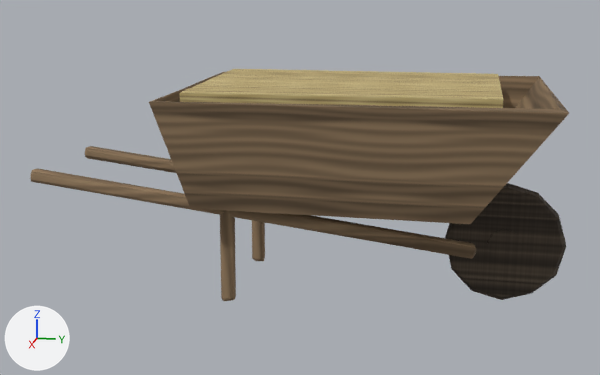
Before and after pictures for a commit that changed the glTF model blender/exports/rustic/wheelbarrow_loaded.glb.
Both versions are drawn from a 50 mm camera at (3.5, 0.52, 1.32) aimed at (0.0, -0.18, 0.45). Every picture has the same lights, and +X, +Y and +Z are marked at lower left. The picture after the commit comes second. Where no turn or scale is listed for an object, it has been applied to the vertices. Vertices at exactly the same position are counted once.

Names of what the first picture shows: 'HayFill', 'Wheel_L1', 'WheelbarrowLoaded'.
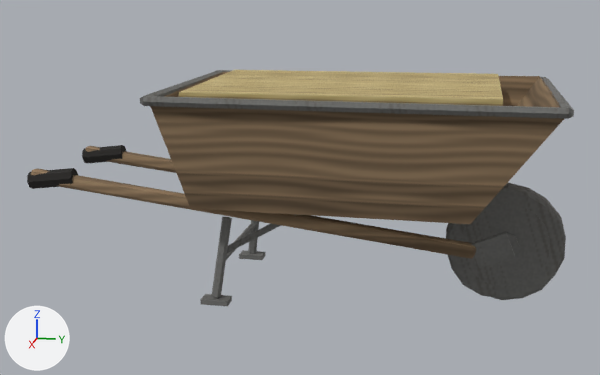
Boxes (x1, y1, x2, y2) around the edits, measured in the pictures (600 x 375 px):
'WheelbarrowLoaded', reshaped
    before: (30, 72, 569, 301)
    after: (27, 70, 574, 306)
'Wheel_L1', reshaped, moved
    before: (445, 183, 566, 300)
    after: (446, 183, 566, 300)
part 1 of me_wheelbarrowloaded, added
    after: (143, 96, 569, 119)
part 2 of me_wheelbarrowloaded, added
    after: (140, 70, 222, 106)
part 3 of me_wheelbarrowloaded, added
    after: (542, 77, 574, 119)
part 4 of me_wheelbarrowloaded, added
    after: (200, 294, 232, 306)
part 5 of me_wheelbarrowloaded, added
    after: (239, 250, 266, 260)
part 6 of me_wheelbarrowloaded, added
    after: (226, 223, 256, 260)
part 7 of me_wheelbarrowloaded, rebuilt
    before: (220, 210, 236, 301)
    after: (212, 217, 232, 298)
part 8 of me_wheelbarrowloaded, rebuilt
    before: (252, 220, 265, 261)
    after: (248, 220, 259, 254)
part 9 of me_wheelbarrowloaded, added (black)
    after: (27, 168, 78, 189)
part 10 of me_wheelbarrowloaded, added (black)
    after: (82, 145, 127, 163)
part 11 of me_wheelbarrowloaded, added
    after: (227, 214, 297, 253)
part 12 of me_wheelbarrowloaded, built on
    after: (471, 232, 515, 268)
part 13 of me_wheel_l1, added
    after: (461, 203, 550, 287)
part 14 of me_wheel_l1, added
    after: (506, 232, 519, 255)
part 15 of me_wheel_l1, rebuilt
    before: (445, 183, 566, 300)
    after: (446, 183, 566, 300)
part 16 of me_wheel_l1, deleted
    before: (487, 229, 523, 262)

The change, as a diff of the scene's bpy script:
```diff
--- a/blender/exports/rustic/wheelbarrow_loaded.glb.py
+++ b/blender/exports/rustic/wheelbarrow_loaded.glb.py
@@ me_wheelbarrowloaded @@
-me_wheelbarrowloaded.from_pydata(...)  # 240 vertices, 460 faces; spans x -0.49..0.5, y -1.32..0.87, z 0.0..0.91
+me_wheelbarrowloaded.from_pydata(...)  # 300 vertices, 528 faces; spans x -0.52..0.52, y -1.33..0.89, z 0.0..0.91
+# me_wheelbarrowloaded part 1: a new loose piece, a 6-sided cylinder along y spanning x 0.481..0.519, y -0.691..0.868, z 0.865..0.9, in mat_rustic_metal (picture img_rustic_metal)
+# me_wheelbarrowloaded part 2: a new loose piece, a 6-sided cylinder along x spanning x -0.5..0.5, y -0.709..-0.673, z 0.862..0.903, in mat_rustic_metal (picture img_rustic_metal)
+# me_wheelbarrowloaded part 3: a new loose piece, a 6-sided cylinder along x spanning x -0.5..0.5, y 0.85..0.885, z 0.862..0.903, in mat_rustic_metal (picture img_rustic_metal)
+# me_wheelbarrowloaded part 4: a new loose piece, a box spanning x 0.273..0.34, y -0.544..-0.426, z 0.001..0.023, in mat_rustic_metal (picture img_rustic_metal)
+# me_wheelbarrowloaded part 5: a new loose piece, a box spanning x -0.34..-0.273, y -0.544..-0.426, z 0.001..0.023, in mat_rustic_metal (picture img_rustic_metal)
+# me_wheelbarrowloaded part 6: a new loose piece, a 6-sided cylinder along x spanning x -0.293..0.293, y -0.483..-0.458, z 0.162..0.191, in mat_rustic_metal (picture img_rustic_metal)
+# me_wheelbarrowloaded part 7: the loose piece of 56 vertices spanning x 0.24..0.29, y -0.47..-0.41, z 0.0..0.44 is rebuilt with 12 vertices and now spans x 0.25..0.32, y -0.51..-0.42, z 0.03..0.37, in mat_rustic_metal (picture img_rustic_metal)
+# me_wheelbarrowloaded part 8: the loose piece of 56 vertices spanning x -0.3..-0.24, y -0.47..-0.41, z 0.0..0.44 is rebuilt with 12 vertices and now spans x -0.32..-0.25, y -0.51..-0.42, z 0.03..0.37, in mat_rustic_metal (picture img_rustic_metal)
+# me_wheelbarrowloaded part 9: a new loose piece of 16 vertices spanning x 0.23..0.3, y -1.33..-1.11, z 0.45..0.55, in mat_tire (black #211f1c)
+# me_wheelbarrowloaded part 10: a new loose piece of 16 vertices spanning x -0.3..-0.23, y -1.33..-1.11, z 0.45..0.55, in mat_tire (black #211f1c)
+# me_wheelbarrowloaded part 11: 24 vertices added at x -0.28..0.28, y -0.46..-0.07, z 0.21..0.45
+# me_wheelbarrowloaded part 12: 1 vertex moved within x -0.29, y 0.58, z 0.3; 1 vertex removed from x -0.29, y 0.58, z 0.31; 17 vertices added at x -0.29..0.27, y 0.56..0.73, z 0.22..0.37
+# other edits to the shape of me_wheelbarrowloaded do not show in these pictures
 me_wheelbarrowloaded.materials.append(mat_rustic_handle)
+me_wheelbarrowloaded.materials.append(mat_rustic_metal)  # picture img_rustic_metal
+me_wheelbarrowloaded.materials.append(mat_tire)  # black #211f1c
@@ me_wheel_l1 @@
-me_wheel_l1.from_pydata(...)  # 88 vertices, 168 faces; spans x -0.053..0.053, y -0.252..0.252, z -0.252..0.252
-me_wheel_l1.materials.append(mat_rustic_bark)  # picture img_rustic_bark
+me_wheel_l1.from_pydata(...)  # 208 vertices, 380 faces; spans x -0.06..0.06, y -0.247..0.247, z -0.254..0.254
+# me_wheel_l1 part 13: a new loose piece, an 18-sided cylinder along x spanning x -0.05..0.05, y -0.181..0.181, z -0.184..0.184, in mat_rustic_metal (picture img_rustic_metal)
+# me_wheel_l1 part 14: a new loose piece, an 8-sided cylinder along x spanning x -0.06..0.06, y -0.059..0.059, z -0.059..0.059, in mat_rustic_metal (picture img_rustic_metal)
+# me_wheel_l1 part 15: the loose piece of 72 vertices spanning x -0.05..0.051, y -0.252..0.252, z -0.252..0.252 is rebuilt with 108 vertices and now spans x -0.051..0.051, y -0.247..0.247, z -0.254..0.254, in mat_rustic_metal (picture img_rustic_metal)
+# me_wheel_l1 part 16: the loose piece of 16 vertices spanning x -0.053..0.053, y -0.075..0.072, z -0.073..0.074 is deleted
+# other edits to the shape of me_wheel_l1 do not show in these pictures
+me_wheel_l1.materials.append(mat_rustic_metal)  # picture img_rustic_metal
@@ ob_wheel_l1 @@
 ob_wheel_l1 = bpy.data.objects.new('Wheel_L1', me_wheel_l1)
-ob_wheel_l1.location = (0.0, 0.708, 0.249)
+ob_wheel_l1.location = (0.0, 0.706, 0.25)
```
